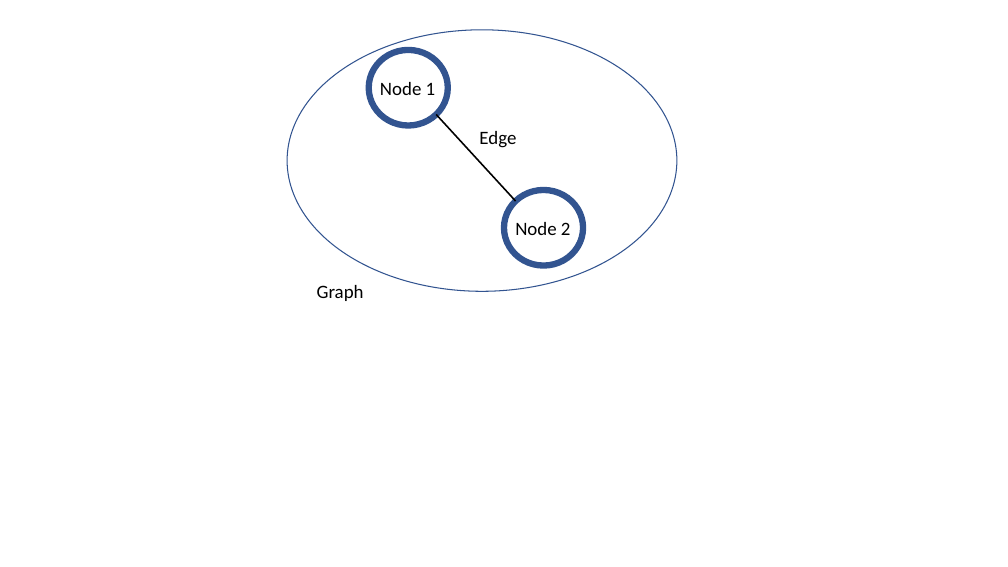
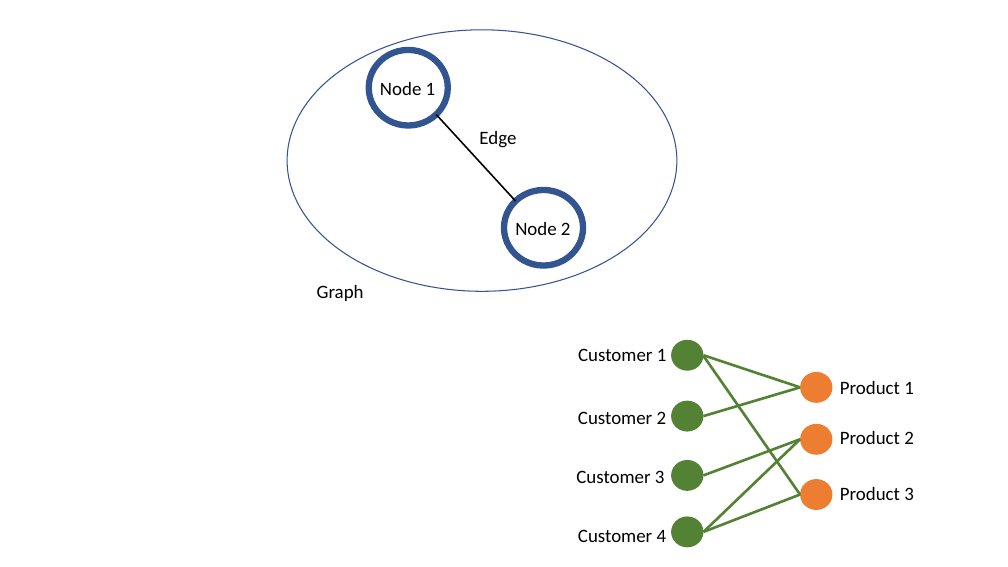
Before and after one commit to nathdip/TeachNeuralNetworks, a slide deck: slide 8 of images/all_images.pptx. Drawn at 1008x567 pixels with LibreOffice and Linux fonts; fonts in the diff are those of the drawing. Boxes give left, top, right and bottom in pixels: in the first picture for what was removed or moved away, otherwise in the second. Text is boxed around its words. In the diff, an @@ line names an element or a change of style, - is before the commit and + after.

```diff
--- a/images/all_images.pptx
+++ b/images/all_images.pptx
@@ text added at box(578, 348, 667, 361), 18 pt, text #000000 @@
+Customer 1
@@ ellipse added at box(671, 340, 704, 371), fill #548235 @@
@@ line added from (800, 387) to (704, 355), #548235 2.5 pt @@
@@ line added from (800, 495) to (704, 356), #548235 2.5 pt @@
@@ line added from (800, 387) to (704, 416), #548235 2.5 pt @@
@@ ellipse added at box(800, 372, 833, 403), fill #ED7D31 @@
@@ text added at box(840, 381, 914, 394), 18 pt, text #000000 @@
+Product 1
@@ text added at box(578, 411, 667, 424), 18 pt, text #000000 @@
+Customer 2
@@ ellipse added at box(671, 401, 704, 432), fill #548235 @@
@@ line added from (800, 439) to (704, 476), #548235 2.5 pt @@
@@ line added from (800, 439) to (704, 532), #548235 2.5 pt @@
@@ ellipse added at box(800, 424, 833, 455), fill #ED7D31 @@
@@ text added at box(840, 431, 914, 444), 18 pt, text #000000 @@
+Product 2
@@ text added at box(576, 470, 665, 483), 18 pt, text #000000 @@
+Customer 3
@@ ellipse added at box(671, 460, 704, 491), fill #548235 @@
@@ ellipse added at box(800, 479, 833, 510), fill #ED7D31 @@
@@ line added from (800, 495) to (704, 532), #548235 2.5 pt @@
@@ text added at box(840, 487, 914, 500), 18 pt, text #000000 @@
+Product 3
@@ text added at box(578, 529, 667, 542), 18 pt, text #000000 @@
+Customer 4
@@ ellipse added at box(671, 516, 704, 547), fill #548235 @@
```
Also in this commit, not shown: 1 other slide changed, 8 other files.
